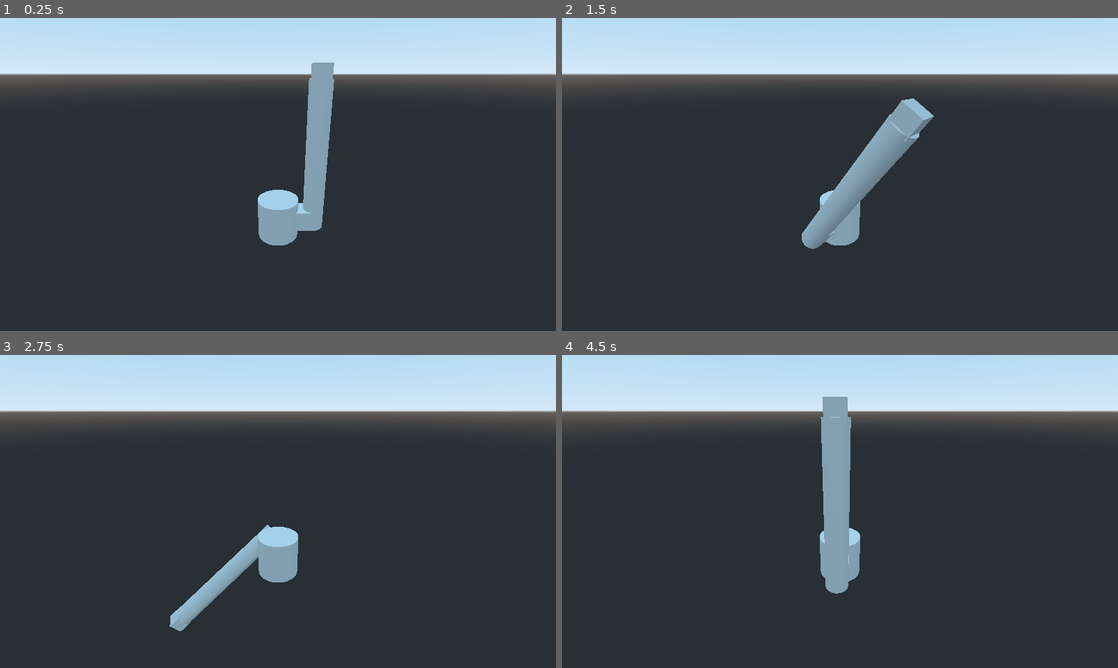
Above: before the commit, frames 1-4 (two rows, left to right).
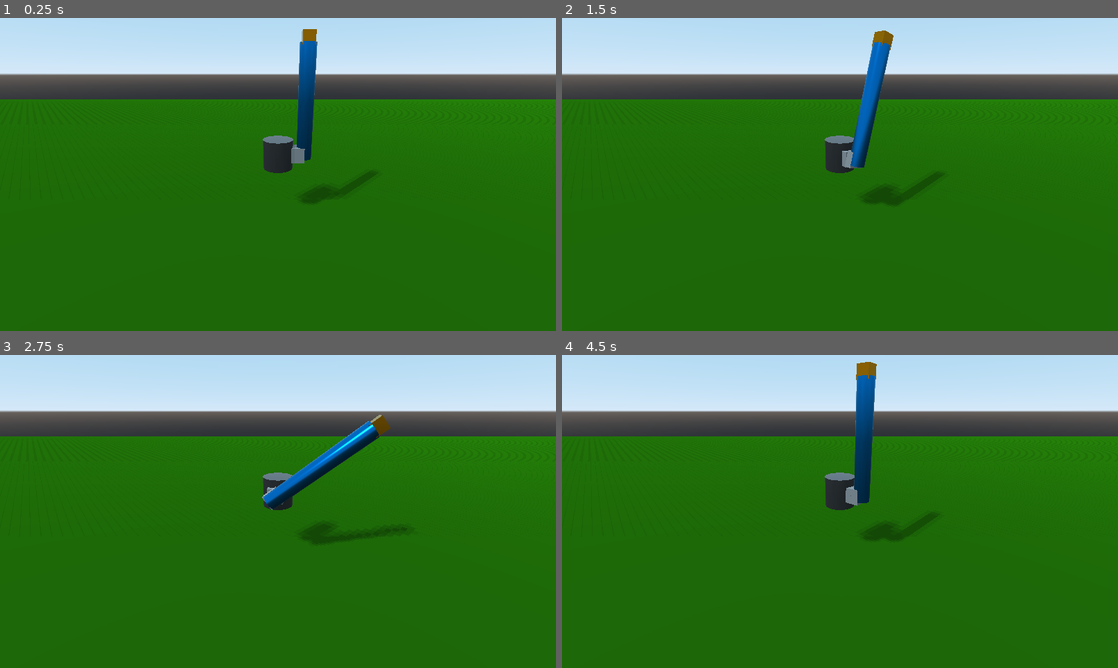
Above: after the commit, the same moments.

Repository: RootCellar/CS485
Game: Godot game, scene res://GodotRobot.tscn
Two runs of this game, one before a commit and one after it. Both use one fixed random seed, a clock stepped at 60 frames per second and the inputs below.
Inputs:
- Up to frame 1 (0.25 s): no input
- Up to frame 2 (1.5 s): tap Enter at 0.5 s; hold D 0.53-1.28 s; hold S from 1.28 s (still down)
- Up to frame 3 (2.75 s): release S at 2.03 s; hold D from 2.03 s (still down)
- Up to frame 4 (4.5 s): release D at 2.78 s; hold W 2.78-3.53 s; hold A from 3.53 s (still down)

The runs differ from the first frame. In frame 1, 75% of the frame differs, in the area x 0-100%, y 3-100%; in frame 2, 74%; in frame 3, 74%; in frame 4, 75%, in the area x 0-100%, y 2-100%.

Commit message:
update scene: put ground, add material to robot arm

Diff:
--- a/HW0/GodotRobot.tscn
+++ b/HW0/GodotRobot.tscn
@@ -1,47 +1,92 @@
-[gd_scene load_steps=8 format=2]
+[gd_scene load_steps=16 format=2]
 
 [ext_resource path="res://KeyboardRotate.gd" type="Script" id=1]
 [ext_resource path="res://UpperArm.gd" type="Script" id=2]
 
 [sub_resource type="CylinderMesh" id=1]
 
+[sub_resource type="SpatialMaterial" id=9]
+albedo_color = Color( 0.403922, 0.403922, 0.403922, 1 )
+metallic = 0.7
+roughness = 0.2
+
 [sub_resource type="CubeMesh" id=2]
 size = Vector3( 0.5, 1, 1 )
 
+[sub_resource type="SpatialMaterial" id=10]
+albedo_color = Color( 0.498039, 0.498039, 0.498039, 1 )
+
 [sub_resource type="CubeMesh" id=5]
 size = Vector3( 0.5, 1, 1 )
+
+[sub_resource type="SpatialMaterial" id=11]
+albedo_color = Color( 0.498039, 0.498039, 0.498039, 1 )
 
 [sub_resource type="CylinderMesh" id=3]
 top_radius = 0.5
 bottom_radius = 0.5
 height = 7.0
 
+[sub_resource type="SpatialMaterial" id=12]
+albedo_color = Color( 0, 0.498039, 0.901961, 1 )
+metallic = 0.8
+roughness = 0.2
+
 [sub_resource type="CubeMesh" id=4]
 size = Vector3( 0.75, 0.75, 0.75 )
+
+[sub_resource type="SpatialMaterial" id=13]
+albedo_color = Color( 0.901961, 0.498039, 0, 1 )
+metallic = 0.8
+roughness = 0.2
+
+[sub_resource type="PlaneMesh" id=6]
+size = Vector2( 2000, 2000 )
+
+[sub_resource type="Skin" id=7]
+
+[sub_resource type="SpatialMaterial" id=8]
+albedo_color = Color( 0.101961, 0.337255, 0.0117647, 1 )
 
 [node name="Spatial" type="Spatial"]
 
 [node name="ArmBase" type="MeshInstance" parent="."]
+transform = Transform( 1, 0, 0, 0, 1, 0, 0, 0, 1, 0, 5, 0 )
 mesh = SubResource( 1 )
+material/0 = SubResource( 9 )
 script = ExtResource( 1 )
 
 [node name="ArmConnect1" type="MeshInstance" parent="ArmBase"]
 transform = Transform( 1, 0, 0, 0, 1, 0, 0, 0, 1, 1, 0, 0 )
 mesh = SubResource( 2 )
+material/0 = SubResource( 10 )
 
 [node name="UpperArmAttach" type="MeshInstance" parent="ArmBase/ArmConnect1"]
 transform = Transform( 1, 0, 0, 0, 1, 0, 0, 0, 1, 0.5, 0, 0 )
 mesh = SubResource( 5 )
+material/0 = SubResource( 11 )
 script = ExtResource( 2 )
 
 [node name="UpperArm" type="MeshInstance" parent="ArmBase/ArmConnect1/UpperArmAttach"]
-transform = Transform( 1, 0, 0, 0, 1, 0, 0, 0, 1, 0.25, 3, 0 )
+transform = Transform( 1, 0, 0, 0, 1, 0, 0, 0, 1, 0.25, 3.2, 0 )
 mesh = SubResource( 3 )
 skeleton = NodePath("../..")
+material/0 = SubResource( 12 )
 
 [node name="MeshInstance" type="MeshInstance" parent="ArmBase/ArmConnect1/UpperArmAttach/UpperArm"]
 transform = Transform( 1, 0, 0, 0, 1, 0, 0, 0, 1, 0, 3.71486, 0 )
 mesh = SubResource( 4 )
+material/0 = SubResource( 13 )
 
 [node name="Camera" type="Camera" parent="."]
-transform = Transform( 1, 0, 0, 0, 0.927184, 0.374607, 0, -0.374607, 0.927184, 0, 6.672, 10 )
+transform = Transform( 1, 0, 0, 0, 0.927184, 0.374607, 0, -0.374607, 0.927184, 0, 10, 15 )
+
+[node name="Ground" type="MeshInstance" parent="."]
+mesh = SubResource( 6 )
+skin = SubResource( 7 )
+material/0 = SubResource( 8 )
+
+[node name="Sun" type="DirectionalLight" parent="."]
+transform = Transform( 0.707107, 0.5, -0.5, 0, 0.707107, 0.707107, 0.707107, -0.5, 0.5, 0, 0, 0 )
+light_energy = 0.5
+shadow_enabled = true
--- a/HW0/KeyboardRotate.gd
+++ b/HW0/KeyboardRotate.gd
@@ -12,11 +12,11 @@
 
 
 # Called every frame. 'delta' is the elapsed time since the previous frame.
-func _process(delta):
+func _process(_delta):
 	if(Input.is_physical_key_pressed(KEY_D)):
-		transform.basis.x += 0.05*transform.basis.z
+		transform.basis.x += 0.02*transform.basis.z
 	if(Input.is_physical_key_pressed(KEY_A)):
-		transform.basis.x += -0.05*transform.basis.z
+		transform.basis.x += -0.02*transform.basis.z
 
 	transform.basis = transform.basis.orthonormalized()
 	pass
--- a/HW0/UpperArm.gd
+++ b/HW0/UpperArm.gd
@@ -12,11 +12,11 @@
 
 
 # Called every frame. 'delta' is the elapsed time since the previous frame.
-func _process(delta):
+func _process(_delta):
 	if(Input.is_physical_key_pressed(KEY_W)):
-		transform.basis.y += 0.05*transform.basis.z
+		transform.basis.y += 0.02*transform.basis.z
 	if(Input.is_physical_key_pressed(KEY_S)):
-		transform.basis.y += -0.05*transform.basis.z
+		transform.basis.y += -0.02*transform.basis.z
 
 	transform.basis = transform.basis.orthonormalized()
 	pass
--- a/HW0/project.godot
+++ b/HW0/project.godot
@@ -25,4 +25,6 @@
 [rendering]
 
 quality/driver/driver_name="GLES2"
+quality/shadow_atlas/size=8192
+quality/shadow_atlas/cubemap_size=2048
 environment/default_environment="res://default_env.tres"
